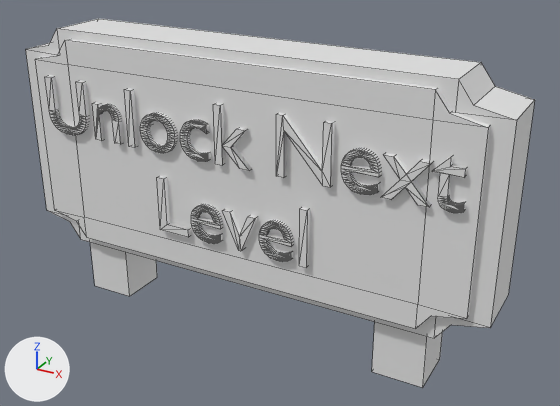
Before and after pictures for a commit that changed the FBX model Assets/Models/NextLevel.fbx.
Camera for both pictures: a 50 mm lens placed at (2.56, -4.25, 1.8), pointed at (0.21, 0.03, -0.34). The lights are fixed; the arrows at lower left show +X, +Y and +Z. Mesh edges are drawn as thin lines. Where no turn or scale is listed for an object, it has been applied to the vertices. Vertices at the same position are counted once.

The scene before the commit, as lines of its bpy script (objects in view):
```python
me_cube = bpy.data.meshes.new('Cube')
me_cube.from_pydata(...)  # 32 vertices, 30 faces; spans x -1.76..1.76, y -0.22..0.22, z -0.82..0.82
me_cube.materials.append(mat_material)  # white #e7e7e7
me_куб_001 = bpy.data.meshes.new('Куб.001')
me_куб_001.from_pydata(...)  # a box spanning x -0.177..0.177, y -0.177..0.177, z -0.262..0.262
me_текст = bpy.data.meshes.new('Текст')
me_текст.from_pydata(...)  # 1474 vertices, 2163 faces; spans x -1.52..1.55, y -0.07..0.07, z -0.59..0.4
ob_cube = bpy.data.objects.new('Cube', me_cube)
ob_cube.location = (0.0, 0.0, -0.085)
ob_куб_001 = bpy.data.objects.new('Куб.001', me_куб_001)
ob_куб_001.location = (-1.2, 0.0, -1.062)
ob_текст = bpy.data.objects.new('Текст', me_текст)
ob_текст.location = (0.0, -0.231, 0.0)
# also in view: 'Куб' at (1.2, 0.0, -1.06); 'Cube.001' at (0.0, -0.06, -0.09)
```
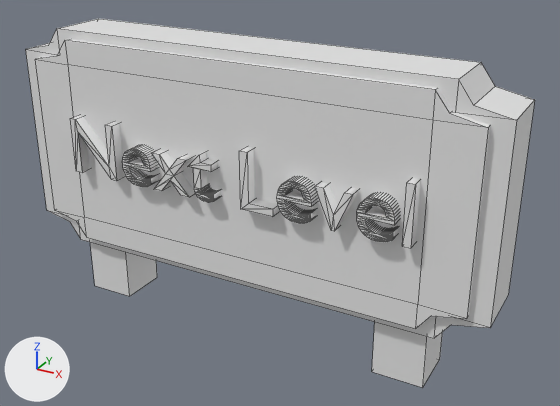
The change, as a list of edits to the scene's bpy script:
```text
Change me_текст:
    used by ob_текст; location = (0.0, -0.231, 0.0)
    remove me_текст.from_pydata(...)  # 1474 vertices, 2163 faces; spans x -1.52..1.55, y -0.07..0.07, z -0.59..0.4
    add me_текст.from_pydata(...)  # 788 vertices, 1158 faces; spans x -1.28..1.28, y -0.07..0.07, z -0.01..0.4
    me_текст part 1: the loose piece of 8 vertices spanning x 0.53..0.58, y -0.07..0.07, z -0.59..-0.19 is moved by (0.7, 0.0, 0.59)
    me_текст part 2: the loose piece of 14 vertices spanning x -0.05..0.21, y -0.07..0.07, z -0.59..-0.32 is moved by (0.7, 0.0, 0.59)
    me_текст part 3: the loose piece of 198 vertices spanning x 0.23..0.47, y -0.07..0.07, z -0.59..-0.32 is moved by (0.16, 0.0, 0.59)
    me_текст part 4: the loose piece of 198 vertices spanning x -0.31..-0.07, y -0.07..0.07, z -0.59..-0.32 is deleted
    me_текст part 5: the loose piece of 116 vertices spanning x 1.36..1.55, y -0.07..0.07, z -0.01..0.32 is deleted
    me_текст part 6: the loose piece of 114 vertices spanning x -1.1..-0.88, y -0.07..0.07, z 0.0..0.27 is deleted
    me_текст part 7: the loose piece of 12 vertices spanning x -0.58..-0.34, y -0.07..0.07, z -0.59..-0.19 is deleted
    me_текст part 8: 10 vertices moved within x -0.23..1.01, y -0.07..0.07, z 0.0..0.06; 760 vertices removed from x -1.52..1.36, y -0.07..0.07, z -0.01..0.4; 514 vertices added at x -1.28..1.17, y -0.07..0.07, z -0.01..0.4
Change ob_текст:
    ob_текст.location: (0.0, -0.231, 0.0) -> (0.0, -0.274, -0.26)
```

Boxes (x1, y1, x2, y2) around the edits, measured in the pictures (560 x 406 px; the box of a moved part takes in the faces that stretch with it):
'Текст', reshaped, moved (17% narrower, 31% shorter)
    before: (45, 75, 467, 267)
    after: (70, 115, 420, 248)
part 1 of me_текст, moved or reshaped
    before: (299, 207, 310, 267)
    after: (402, 178, 420, 248)
part 2 of me_текст, moved or reshaped
    before: (223, 209, 258, 251)
    after: (315, 182, 358, 231)
part 3 of me_текст, moved or reshaped
    before: (259, 220, 294, 262)
    after: (277, 177, 317, 223)
part 4 of me_текст, deleted
    before: (191, 204, 223, 244)
part 5 of me_текст, deleted
    before: (432, 156, 467, 213)
part 6 of me_текст, deleted
    before: (92, 102, 124, 144)
part 7 of me_текст, deleted
    before: (157, 175, 191, 237)
part 8 of me_текст, moved or reshaped
    before: (45, 75, 434, 207)
    after: (70, 115, 399, 242)
